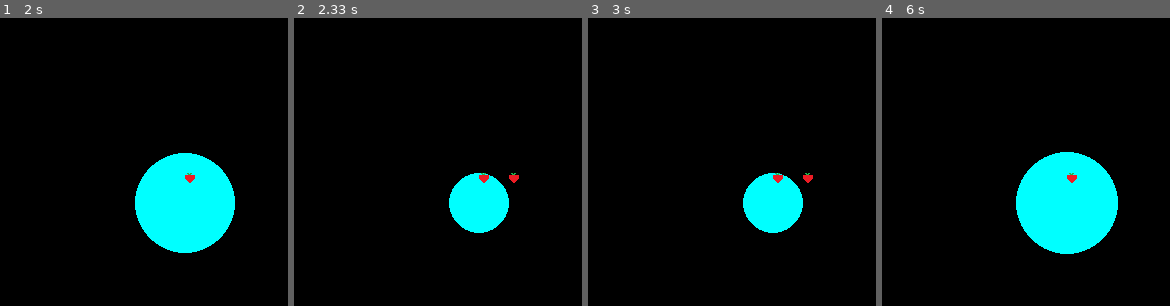
Above: before the commit, frames 1-4 (left to right).
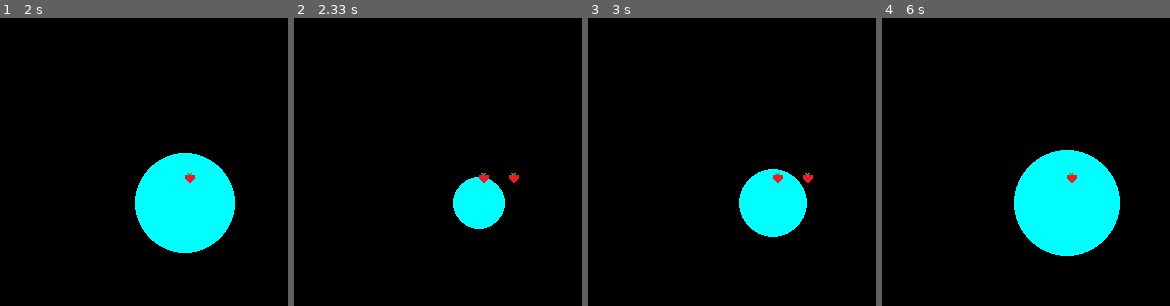
Above: after the commit, the same moments.

Repository: jedrus113/pygame
Game: pygame game, started from main.py
The game is run twice, just before and just after one commit, with the same random seed, the same clock (stepped at 60 frames per second) and the same inputs.
Inputs:
- Up to frame 1 (2 s): tap 0 at 0.33 s; tap 1 at 0.67 s
- Up to frame 2 (2.33 s): tap 2 at 2 s
- Up to frame 3 (3 s): no input
- Up to frame 4 (6 s): tap 0 at 3.33 s; tap 1 at 4.67 s

Frame 1 is identical in both runs. In frame 2, 0.8% of the frame differs, in the area x 53-75%, y 53-75%; in frame 3, 1.0%, in the area x 52-77%, y 52-77%; in frame 4, 0.8%.

Commit message:
fix speed unlock on speed 2

Diff:
--- a/graphic/graphic_engine.py
+++ b/graphic/graphic_engine.py
@@ -47,7 +47,8 @@
             for shape in self.shapes:
                 shape.draw()
 
-            self.clock.tick(config.lock_fps)
+            if self.speed < 1:
+                self.clock.tick(config.lock_fps)
             pygame.display.flip()
 
     def on_cleanup(self):
